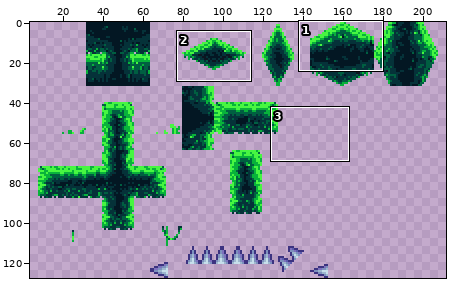
Two states of a pixel-art file, Firefly/Assets/Graphics/Forest_Tile_Set_Extended/forest_tiles_bee_2.aseprite. Above: a wide view before the commit, with the close-up outlined.
Close-up. Old version:
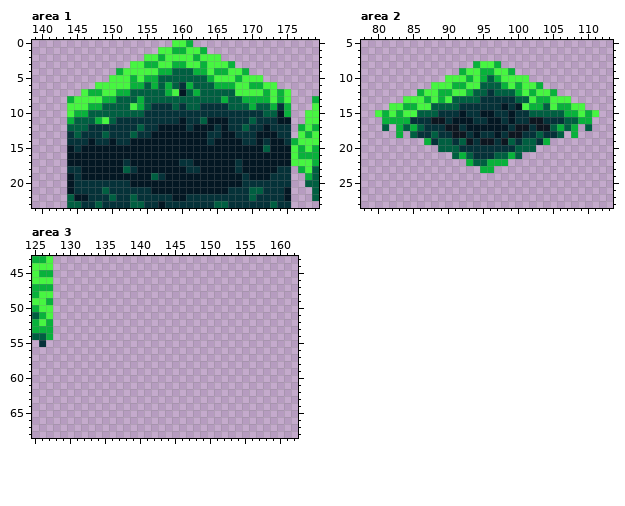
304x128 pixels, 1 frame. Shown: area 1: x 139..179, y 0..23; area 2: x 78..113, y 5..28; area 3: x 125..162, y 43..68. The wide view leaves out empty margins.
New version:
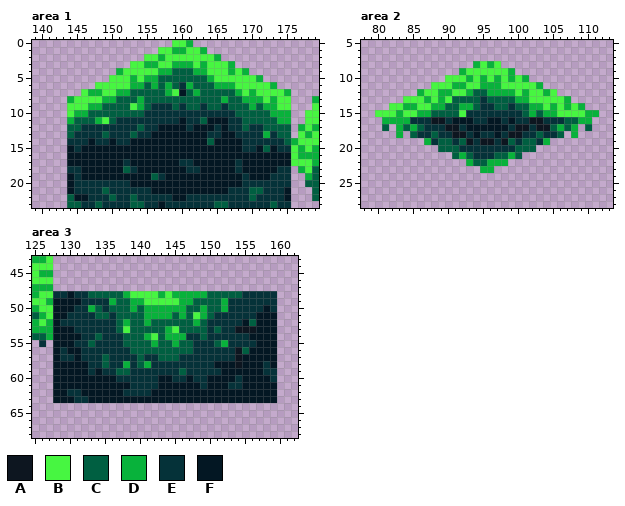
Palette (. is transparent): A #0d1620  B #47f641  C #005f41  D #08b23b  E #053239  F #031723
Diff:
Changed rows in their new state; - is an unchanged pixel.
Area 1, layer "b_grass2":
first column x 144:
 2 ------------------B--D----------
 3 -----------------D--------------
 4 ---------------------BBD--------
 5 ------------------------B--D----
 6 --------------------------BB-D--
 7 ------------------------D-D-B-BD
 8 ----------------------------BDB-
 9 --------------------CC------D-BB
10 ------------------------CCCC-DD-
11 -------------------------C-CCCDD
12 --E-------------------------CCCC
13 CE-------------------------EDECC
14 --------------------C------E-EEC
15 -------------------------EE---EE
Area 2, layer "b_grass2":
first column x 81:
 8 ---------------DB--------------
 9 --------------BB---------------
10 ---------------B--D-D----------
11 --------------DDDB-B-----------
12 ---------------DDDDBDB-DB------
13 ---------------CCCCDD-BB--D----
14 -------DD--DDC--CC-CC--BDB--D--
15 B----DD-CCCB--EE--E-CD-DDBBB--D
Area 3, layer "b_grass2":
first column x 128:
48 EEFEECCCCCDBBBBDBDDDDDCCCCCEEEEE
49 FFFFEEEEDCCDDBBBBBDDCCCCDEEEEEEE
50 FFFEEDCECCCDCDDDDDDCCDCCDEEEEEFE
51 FFEEEECCECCCCDDDDCDCBDCEEEEEEFFF
52 FEEEEEEEECDCCDCCCCCCDCEEEEEFCFFF
53 FFFEEEEEECBCCCCCDBCCCCECEEAAAFFF
54 FFFFEECEEECCCDBCDDDEECEEEEEEFFFF
55 FFFEECEEEECCCCDCCDCCEEECDEEEEFFF
56 FEFFEEEEEEECCCCCCCCCEEEEEEACFFFF
57 FEEFEEECEEEECEECCCEEEEEEEEAFFFFF
58 FFFFFEECEEDECDEEEEEEEEEFFFAFFFEF
59 FFFFFEFEECCEEEEEEECEEEEEFFFFFFEE
60 FFFFFFFFFEEEEEEFFEEFEEFFFFEFFFFE
61 FFFFFFFFFFFEEEEFFFFFFEFFFEEFFFFF
62 FFEEFFFFFFEEEEFFFFFFFFFFFFFFFFFF
63 FFFEEFFFFFFFFFFFFFFFFFFFFFFFFFFF
Pixel boxes of the changes (left, top, right, bottom) in both close-ups:
changed: (186, 54, 291, 152)
changed: (67, 124, 88, 138)
changed: (382, 61, 599, 117)
added: (53, 291, 277, 403)
